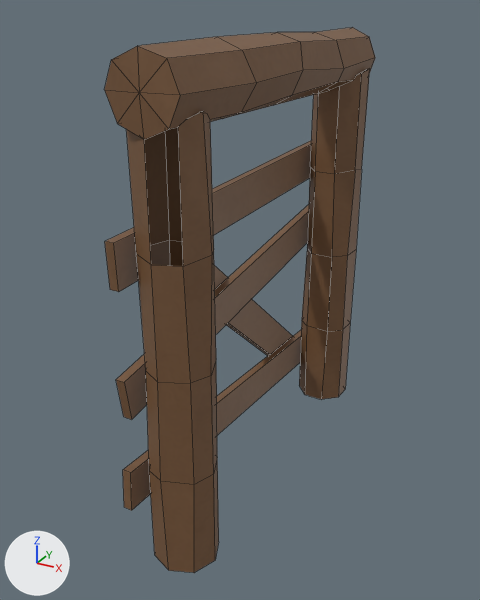
Two versions of the FBX model Assets/Maya/Doorway_Blocked.fbx, one commit apart.
One viewpoint serves both versions: a camera (50 mm lens) standing at (2.24, -3.23, 3.79) and looking at (-0.19, 1.18, 1.58). The axes (+X, +Y, +Z) are drawn at lower left. The lights are the same throughout. Mesh edges are drawn as thin lines. Where no turn or scale is listed for an object, it has been applied to the vertices. Vertices at the same position are counted once.
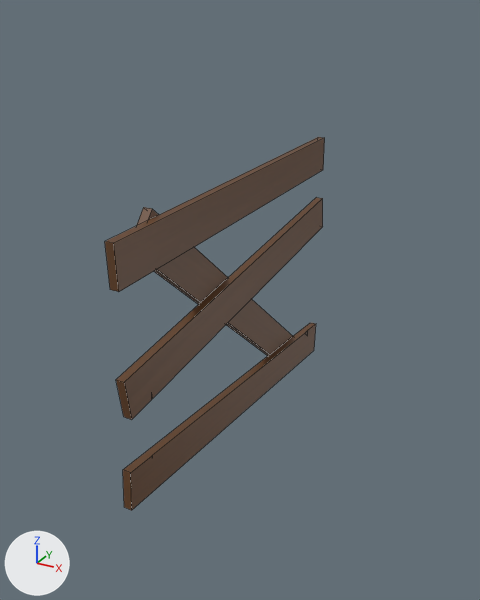
Location of each change, (x1, y1, x2, y2) in pixels of the pictures (480 x 600 px):
'pCylinder4', reshaped (18% narrower, 32% shorter): before (105, 27, 375, 573); after (105, 137, 325, 510)
part 1 of me_mesh, deleted (brown): before (105, 27, 375, 573)
part 2 of me_mesh, recoloured: before (105, 141, 311, 510); after (105, 137, 325, 510)

Edits to the bpy script that builds the scene:
```text
Add img_doorway_blocked_png:
    img_doorway_blocked_png = load_image('Doorway_Blocked.png', '../Textures/Doorway_Blocked.png', 1024, 1024, 'sRGB')
Add mat_lambert3:
    mat_lambert3 = principled_material('lambert3')
    mat_lambert3.texture = img_doorway_blocked_png  # with its transparency
Change me_mesh:
    used by ob_pcylinder4; location = (-0.054, 1.375, 1.816)
    remove me_mesh.from_pydata(...)  # 200 vertices, 150 faces; spans x -0.33..0.33, y -1.66..1.66, z -1.82..1.82
    add me_mesh.from_pydata(...)  # 54 vertices, 27 faces; spans x -0.33..-0.17, y -1.66..1.66, z -1.6..0.8
    me_mesh part 1
    146 vertices are removed from x -0.22..0.33, y -1.65..1.59, z -1.82..1.82
    123 faces are deleted
    me_mesh part 2: 27 faces spanning x -0.33..-0.17, y -1.66..1.66, z -1.6..0.8 switch from mat_lambert2 (picture img_doorway_blocked_uv_png) to mat_lambert3 (picture img_doorway_blocked_png)
```
